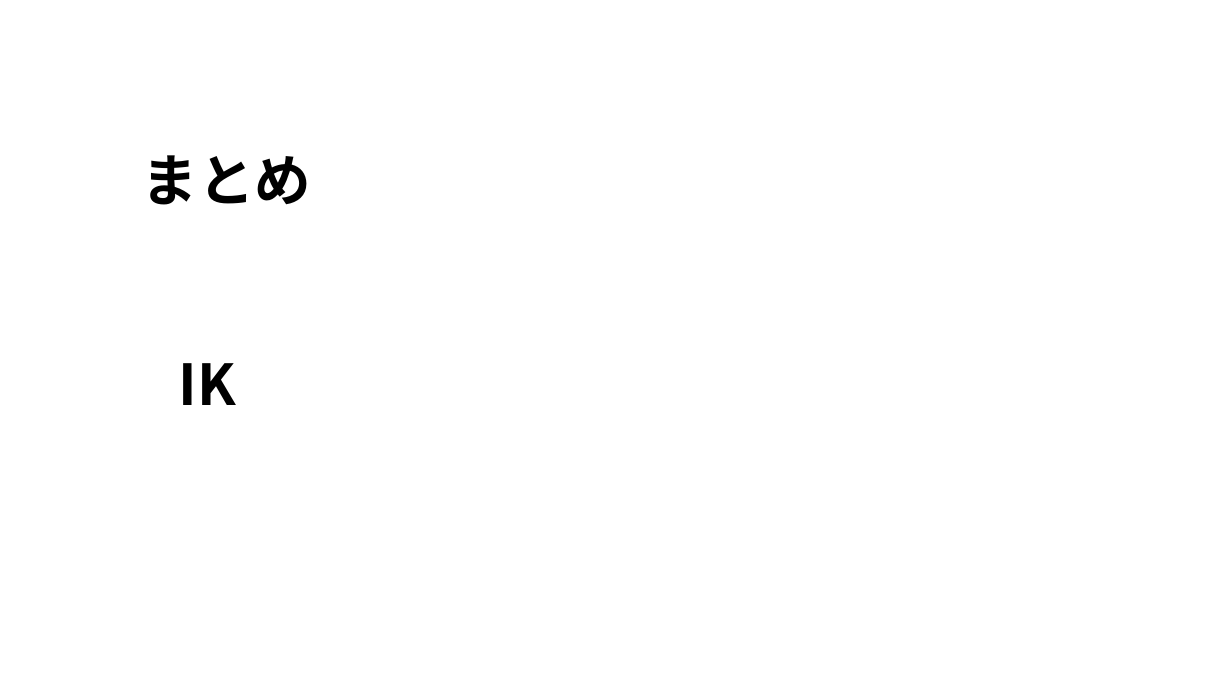
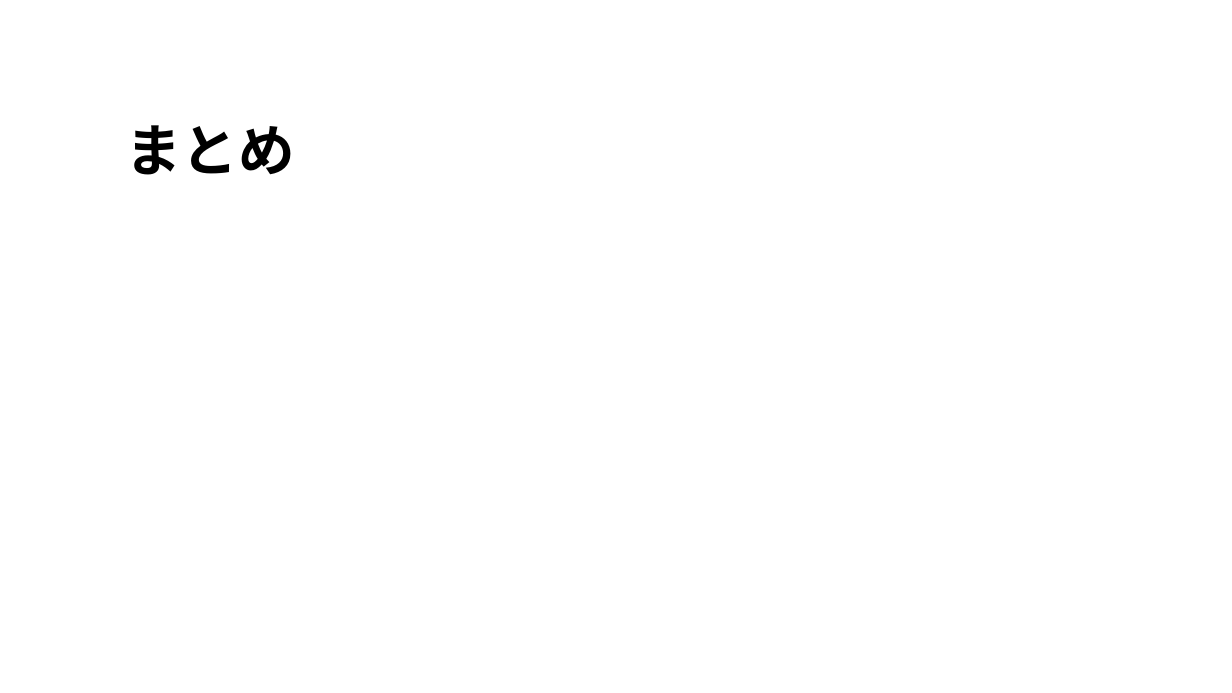
Before and after one commit to alto1412/Yokoari1207, a slide deck: slide 8 of よこありくんのプレゼンa.pptx. Drawn at 1232x693 pixels with LibreOffice and Linux fonts; fonts in the diff are those of the drawing; background and template pictures are left out. Boxes give left, top, right and bottom in pixels: in the first picture for what was removed or moved away, otherwise in the second. Text is boxed around its words. In the diff, an @@ line names an element or a change of style, - is before the commit and + after.

Commit message:
くそが

```diff
--- a/よこありくんのプレゼンa.pptx
+++ b/よこありくんのプレゼンa.pptx
@@ title "まとめ": place and size @@
-title "まとめ" at bbox=[142, 155, 311, 205]
+title "まとめ" at bbox=[126, 125, 295, 175]
@@ text removed at bbox=[179, 363, 236, 405] @@
-IK
```
